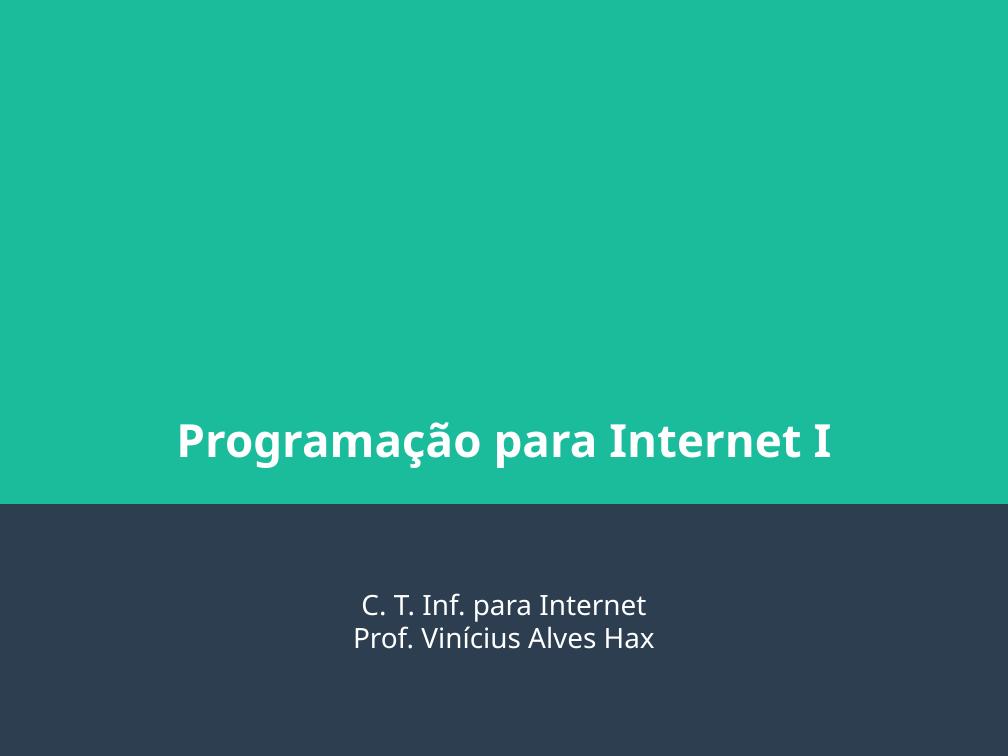
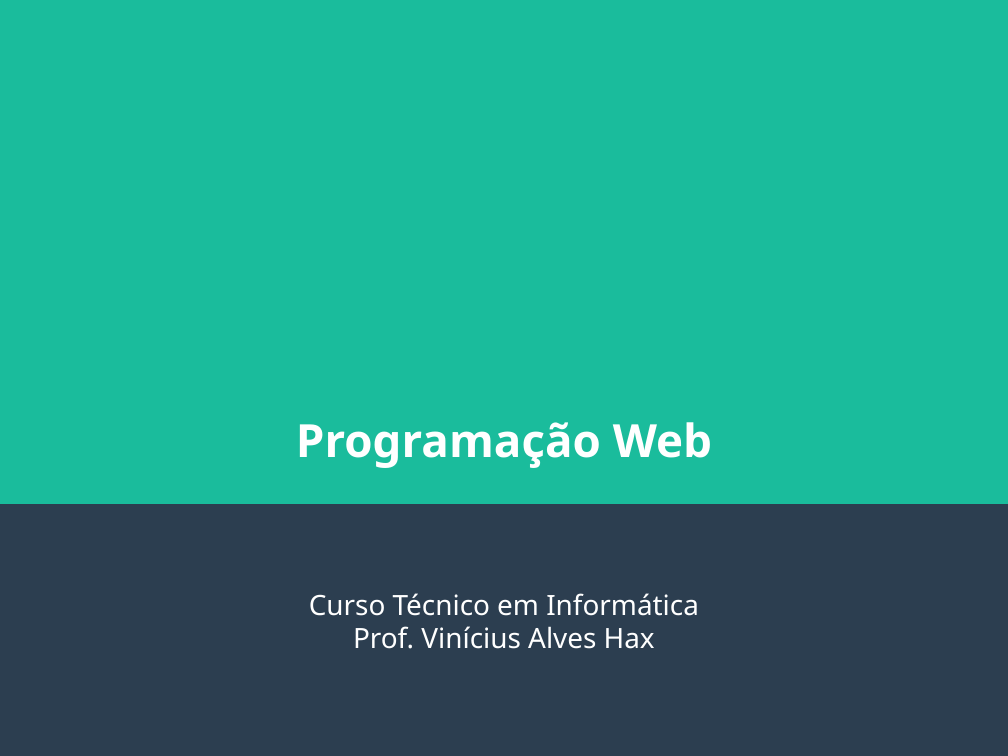
Before and after one commit to viniciusalveshax/aulas, a slide deck: slide 1 of programacao-web/01-html/aula05-tabelas-e-formularios.odp. Drawn at 1008x756 pixels with LibreOffice and Linux fonts; fonts in the diff are those of the drawing. Boxes give left, top, right and bottom in pixels: in the first picture for what was removed or moved away, otherwise in the second. Text is boxed around its words. In the diff, an @@ line names an element or a change of style, - is before the commit and + after.

```diff
--- a/programacao-web/01-html/aula05-tabelas-e-formularios.odp
+++ b/programacao-web/01-html/aula05-tabelas-e-formularios.odp
@@ title at (x1=296, y1=422, x2=712, y2=468): text changed @@
-Programação para Internet I
+Programação Web
@@ subtitle at (x1=309, y1=593, x2=699, y2=616): text changed @@
-C. T. Inf. para Internet
+Curso Técnico em Informática
```
Also in this commit, not shown: 1 other file.
